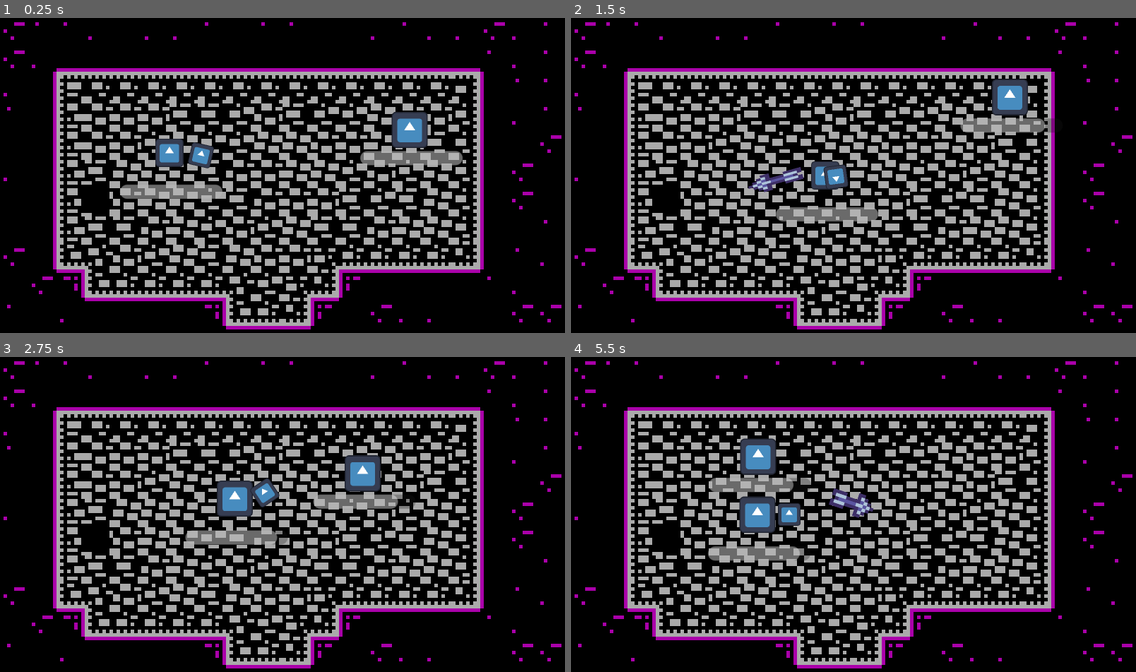
Above: before the commit, frames 1-4 (two rows, left to right).
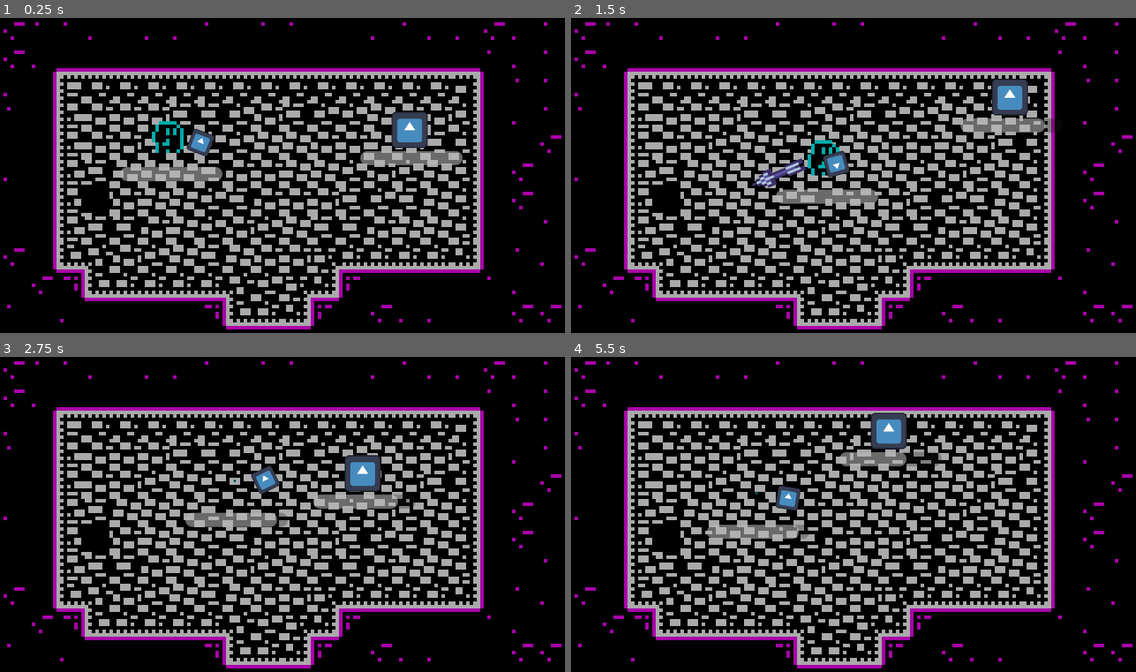
Above: after the commit, the same moments.

Repository: Renan-G-projec/DungeonWarrior
Game: Godot game, scene res://scenes/main.tscn
Same seed, same stepped clock (60 frames per second), same inputs: the game is played once before the commit and once after it. The engine's default icon, where the game draws it, is replaced by a stand-in: a white triangle on a blue panel in a dark square.
Inputs (mouse positions are in pixels of both pictures, inside the frame that each line leads up to):
- Up to frame 1 (0.25 s): no input
- Up to frame 2 (1.5 s): tap Enter at 0.5 s; move the mouse to (977, 159) at 0.52 s; hold D (walk_right) 0.53-1.28 s; tap E (Interact) at 0.6 s; click (977, 159) at 0.67 s; move the mouse to (740, 191) at 1.27 s; hold S (walk_down) from 1.28 s (still down); click (740, 191) at 1.35 s
- Up to frame 3 (2.75 s): move the mouse to (339, 442) at 2.02 s; release S (walk_down) at 2.03 s; hold D (walk_right) from 2.03 s (still down); tap Shift (dash) at 2.1 s
- Up to frame 4 (5.5 s): move the mouse to (825, 577) at 2.77 s; release D (walk_right) at 2.78 s; hold W (walk_up) 2.78-3.53 s; tap Alt at 2.85 s; click (825, 577) at 2.92 s; move the mouse to (1023, 561) at 3.52 s; hold A (walk_left) 3.53-5.03 s; tap E (Interact) at 3.6 s; move the mouse to (684, 464) at 4.27 s; click (684, 464) at 4.35 s; move the mouse to (881, 514) at 5.02 s; hold S (walk_down) from 5.03 s (still down); tap Shift (dash) at 5.1 s; click (881, 514) at 5.17 s

The runs differ from the first frame. In frame 1, 2.0% of the frame differs, in the area x 21-40%, y 32-58%; in frame 2, 2.3%; in frame 3, 2.1%; in frame 4, 4.8%, in the area x 24-66%, y 17-65%.

Commit message:
feat: Added player sprite and added basic state machine to sprite. AMDG

Diff:
--- a/features/player/player.gd
+++ b/features/player/player.gd
@@ -43,6 +43,10 @@
 	move_and_slide()
 
 func _update_sprite() -> void:
+	if _input_direction:
+		$Sprite2D.play("run")
+	else:
+		$Sprite2D.play("default")
 	if _input_direction.x < 0.0:
 		$Sprite2D.flip_h = true
 	elif _input_direction.x > 0.0:
--- a/features/player/player.tscn
+++ b/features/player/player.tscn
@@ -1,7 +1,7 @@
 [gd_scene format=3 uid="uid://dn1dfydjjjmu4"]
 
 [ext_resource type="Script" uid="uid://ic078if115q4" path="res://features/player/player.gd" id="1_fcb3x"]
-[ext_resource type="Texture2D" uid="uid://bcs3p5vdech0p" path="res://icon.svg" id="1_sjcu7"]
+[ext_resource type="Texture2D" uid="uid://1dsrgo36se0h" path="res://features/player/player.png" id="2_kt1oa"]
 [ext_resource type="Script" uid="uid://c7gd8nrwsduhk" path="res://features/components/health_component.gd" id="3_emvbc"]
 [ext_resource type="PackedScene" uid="uid://cr6e8ow0yxrfy" path="res://features/components/lifebar.tscn" id="4_i250s"]
 [ext_resource type="PackedScene" uid="uid://ekpvivw2k8ru" path="res://features/weapons/weapons/bow.tscn" id="5_6xbq4"]
@@ -9,24 +9,137 @@
 [ext_resource type="PackedScene" uid="uid://c5b6ojyuw0kgk" path="res://features/weapons/weapons/feel_component.tscn" id="6_kt1oa"]
 [ext_resource type="Script" uid="uid://cwiu5p468npnt" path="res://features/components/knockback.gd" id="6_y2cyt"]
 
+[sub_resource type="AtlasTexture" id="AtlasTexture_k34i2"]
+atlas = ExtResource("2_kt1oa")
+region = Rect2(0, 0, 10, 10)
+
+[sub_resource type="AtlasTexture" id="AtlasTexture_47rrt"]
+atlas = ExtResource("2_kt1oa")
+region = Rect2(10, 0, 10, 10)
+
+[sub_resource type="AtlasTexture" id="AtlasTexture_uqugw"]
+atlas = ExtResource("2_kt1oa")
+region = Rect2(20, 0, 10, 10)
+
+[sub_resource type="AtlasTexture" id="AtlasTexture_5rlqq"]
+atlas = ExtResource("2_kt1oa")
+region = Rect2(30, 0, 10, 10)
+
+[sub_resource type="AtlasTexture" id="AtlasTexture_yptax"]
+atlas = ExtResource("2_kt1oa")
+region = Rect2(40, 0, 10, 10)
+
+[sub_resource type="AtlasTexture" id="AtlasTexture_kt1oa"]
+atlas = ExtResource("2_kt1oa")
+region = Rect2(50, 0, 10, 10)
+
+[sub_resource type="AtlasTexture" id="AtlasTexture_72p1y"]
+atlas = ExtResource("2_kt1oa")
+region = Rect2(60, 0, 10, 10)
+
+[sub_resource type="AtlasTexture" id="AtlasTexture_4kvd7"]
+atlas = ExtResource("2_kt1oa")
+region = Rect2(70, 0, 10, 10)
+
+[sub_resource type="AtlasTexture" id="AtlasTexture_m333p"]
+atlas = ExtResource("2_kt1oa")
+region = Rect2(80, 0, 10, 10)
+
+[sub_resource type="AtlasTexture" id="AtlasTexture_1ncrl"]
+atlas = ExtResource("2_kt1oa")
+region = Rect2(90, 0, 10, 10)
+
+[sub_resource type="AtlasTexture" id="AtlasTexture_8m8b1"]
+atlas = ExtResource("2_kt1oa")
+region = Rect2(100, 0, 10, 10)
+
+[sub_resource type="AtlasTexture" id="AtlasTexture_mhvub"]
+atlas = ExtResource("2_kt1oa")
+region = Rect2(110, 0, 10, 10)
+
+[sub_resource type="AtlasTexture" id="AtlasTexture_x3ag6"]
+atlas = ExtResource("2_kt1oa")
+region = Rect2(120, 0, 10, 10)
+
+[sub_resource type="AtlasTexture" id="AtlasTexture_jec2r"]
+atlas = ExtResource("2_kt1oa")
+region = Rect2(130, 0, 10, 10)
+
+[sub_resource type="SpriteFrames" id="SpriteFrames_d1p6d"]
+animations = [{
+"frames": [{
+"duration": 1.0,
+"texture": SubResource("AtlasTexture_k34i2")
+}, {
+"duration": 1.0,
+"texture": SubResource("AtlasTexture_47rrt")
+}, {
+"duration": 1.0,
+"texture": SubResource("AtlasTexture_uqugw")
+}, {
+"duration": 1.0,
+"texture": SubResource("AtlasTexture_5rlqq")
+}, {
+"duration": 1.0,
+"texture": SubResource("AtlasTexture_yptax")
+}],
+"loop": 1,
+"name": &"default",
+"speed": 5.0
+}, {
+"frames": [{
+"duration": 1.0,
+"texture": SubResource("AtlasTexture_kt1oa")
+}, {
+"duration": 1.0,
+"texture": SubResource("AtlasTexture_72p1y")
+}, {
+"duration": 1.0,
+"texture": SubResource("AtlasTexture_4kvd7")
+}, {
+"duration": 1.0,
+"texture": SubResource("AtlasTexture_m333p")
+}, {
+"duration": 1.0,
+"texture": SubResource("AtlasTexture_1ncrl")
+}, {
+"duration": 1.0,
+"texture": SubResource("AtlasTexture_8m8b1")
+}, {
+"duration": 1.0,
+"texture": SubResource("AtlasTexture_mhvub")
+}, {
+"duration": 1.0,
+"texture": SubResource("AtlasTexture_x3ag6")
+}, {
+"duration": 1.0,
+"texture": SubResource("AtlasTexture_jec2r")
+}],
+"loop": 1,
+"name": &"run",
+"speed": 10.0
+}]
+
 [sub_resource type="RectangleShape2D" id="RectangleShape2D_d1p6d"]
-size = Vector2(8, 8)
+size = Vector2(8, 2)
 
 [node name="Player" type="CharacterBody2D" unique_id=2017001837 node_paths=PackedStringArray("weapon") groups=["player"]]
 collision_mask = 19
 script = ExtResource("1_fcb3x")
 weapon = NodePath("Bow")
 
-[node name="Sprite2D" type="Sprite2D" parent="." unique_id=440381024]
-position = Vector2(4.7683716e-07, -1.4305115e-06)
-scale = Vector2(0.06250001, 0.06250002)
-texture = ExtResource("1_sjcu7")
+[node name="Sprite2D" type="AnimatedSprite2D" parent="." unique_id=535856669]
+position = Vector2(0, -5)
+sprite_frames = SubResource("SpriteFrames_d1p6d")
+animation = &"run"
+autoplay = "default"
 
 [node name="CollisionShape2D" type="CollisionShape2D" parent="." unique_id=82784212]
+position = Vector2(0, -1)
 shape = SubResource("RectangleShape2D_d1p6d")
 
 [node name="Bow" parent="." unique_id=148830378 instance=ExtResource("5_6xbq4")]
-position = Vector2(6, 0)
+position = Vector2(6, -4)
 
 [node name="HealthComponent" type="Node" parent="." unique_id=937912766]
 script = ExtResource("3_emvbc")
@@ -44,8 +157,8 @@
 script = ExtResource("6_y2cyt")
 
 [node name="Lifebar" parent="." unique_id=1262679545 node_paths=PackedStringArray("bind_health_component") instance=ExtResource("4_i250s")]
-offset_top = 9.0
-offset_bottom = 9.0
+offset_top = 4.0
+offset_bottom = 4.0
 bind_health_component = NodePath("../HealthComponent")
 
 [connection signal="ammo_changed" from="Bow" to="." method="_on_bow_ammo_changed"]
Binary file added: features/player/player.png
Not shown, added: features/player/player.png.import
